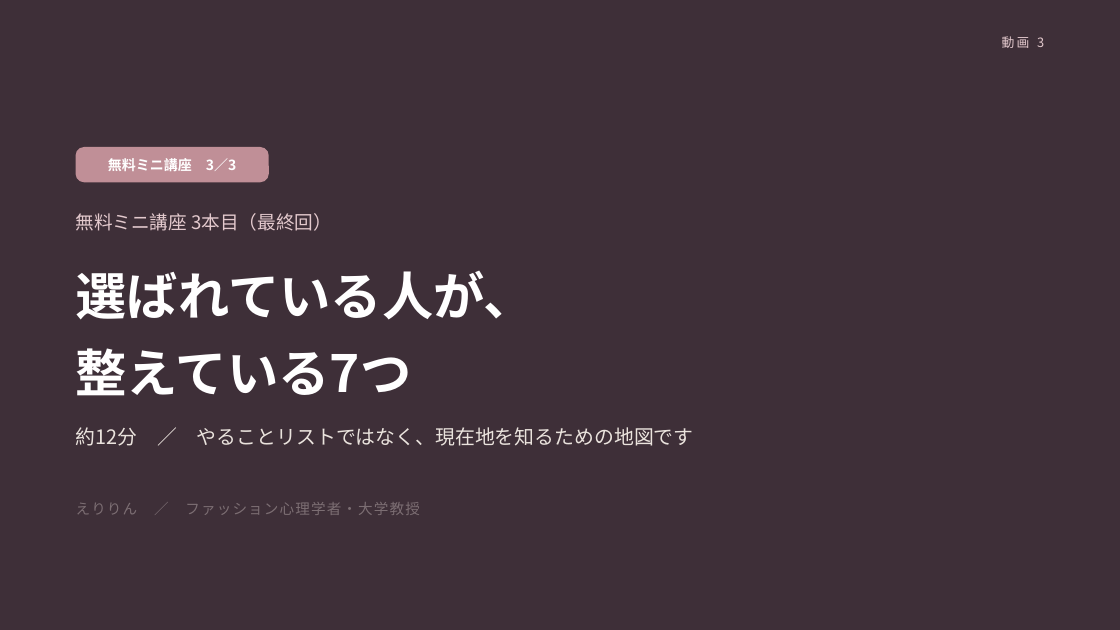
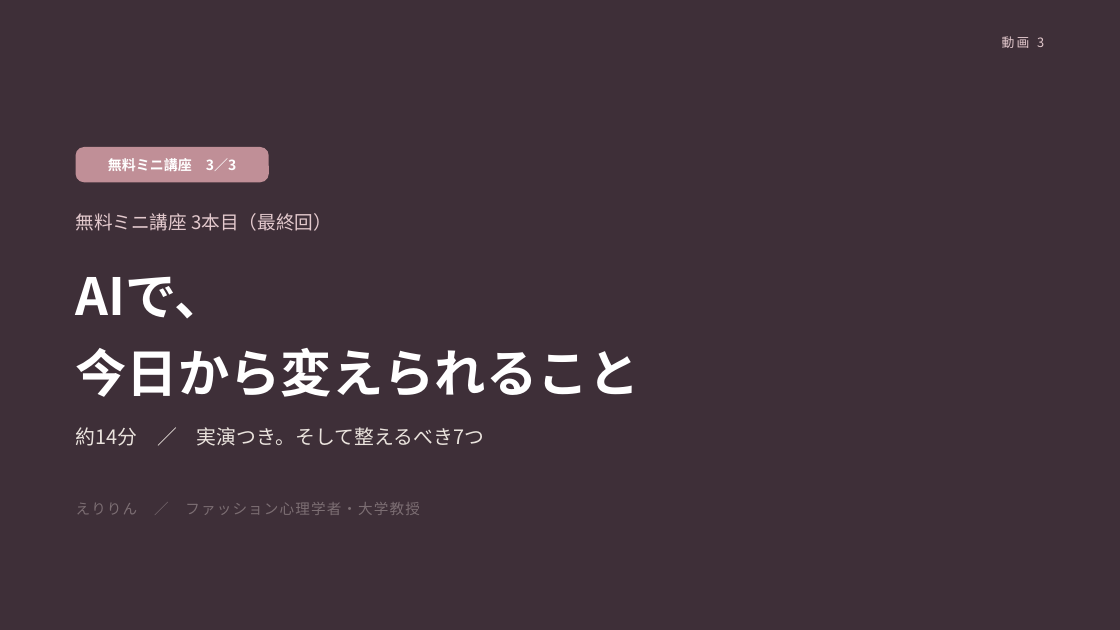
Before and after one commit to fashio17/potential-lamp, a slide deck: slide 16 of fashion-7steps-front/無料ミニ講座スライド_3本版.pptx. Drawn at 1120x630 pixels with LibreOffice and Linux fonts; fonts in the diff are those of the drawing. Boxes give left, top, right and bottom in pixels: in the first picture for what was removed or moved away, otherwise in the second. Text is boxed around its words. In the diff, an @@ line names an element or a change of style, - is before the commit and + after.

```diff
--- a/fashion-7steps-front/無料ミニ講座スライド_3本版.pptx
+++ b/fashion-7steps-front/無料ミニ講座スライド_3本版.pptx
@@ text at (76,276,641,397): text changed @@
-選ばれている人が、
-整えている7つ
+AIで、
+今日から変えられること
@@ text at (76,427,484,446): text changed @@
-約12分 ／ やることリストではなく、現在地を知るための地図です
+約14分 ／ 実演つき。そして整えるべき7つ
```
Also in this commit, not shown: 4 other slides changed, 5 slides added, 1 slide removed, 5 other files.
